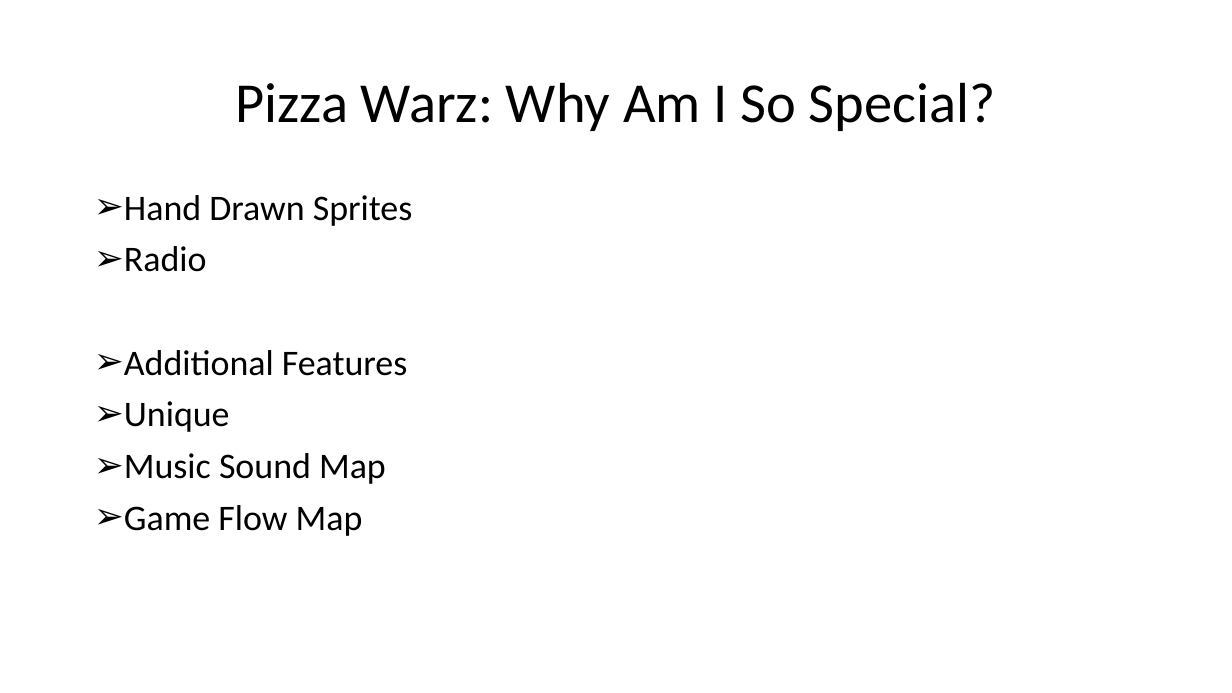
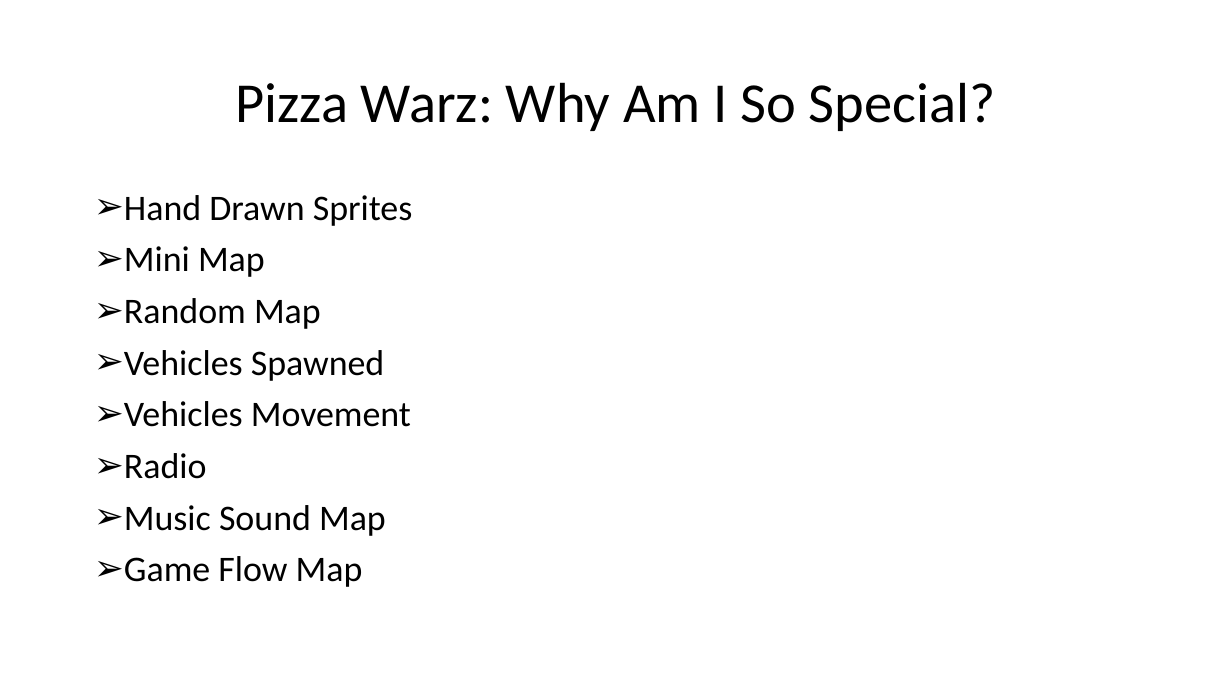
Before and after one commit to Project214PWZ/PizzaWarz, a slide deck: slide 14 of PizzaWarz.pptx. Drawn at 1232x693 pixels with LibreOffice and Linux fonts; fonts in the diff are those of the drawing. Boxes give left, top, right and bottom in pixels: in the first picture for what was removed or moved away, otherwise in the second. Text is boxed around its words. In the diff, an @@ line names an element or a change of style, - is before the commit and + after.

```diff
--- a/PizzaWarz.pptx
+++ b/PizzaWarz.pptx
@@ text at <box>124,246,411,427</box>: paragraphs added @@
+➢ Mini Map
+➢ Random Map
+➢ Vehicles Spawned
+➢ Vehicles Movement
@@ text at <box>124,350,407,432</box>: paragraphs removed @@
-➢ Additional Features
-➢ Unique
```
Also in this commit, not shown: 2 other slides changed, 17 other files.
